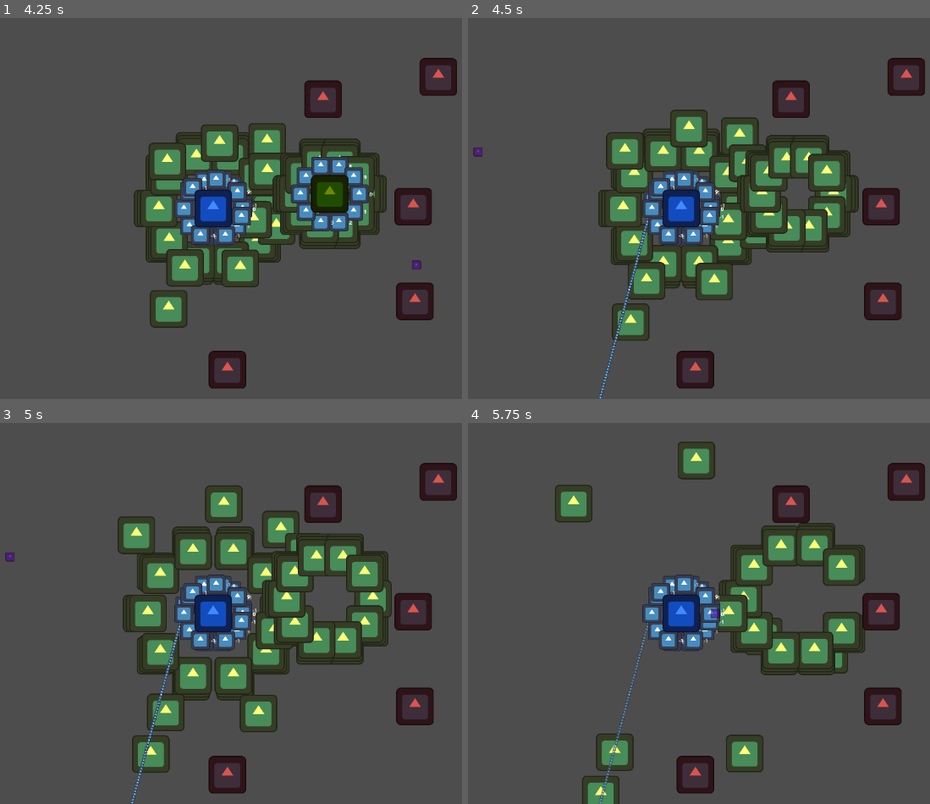
Above: before the commit, frames 1-4 (two rows, left to right).
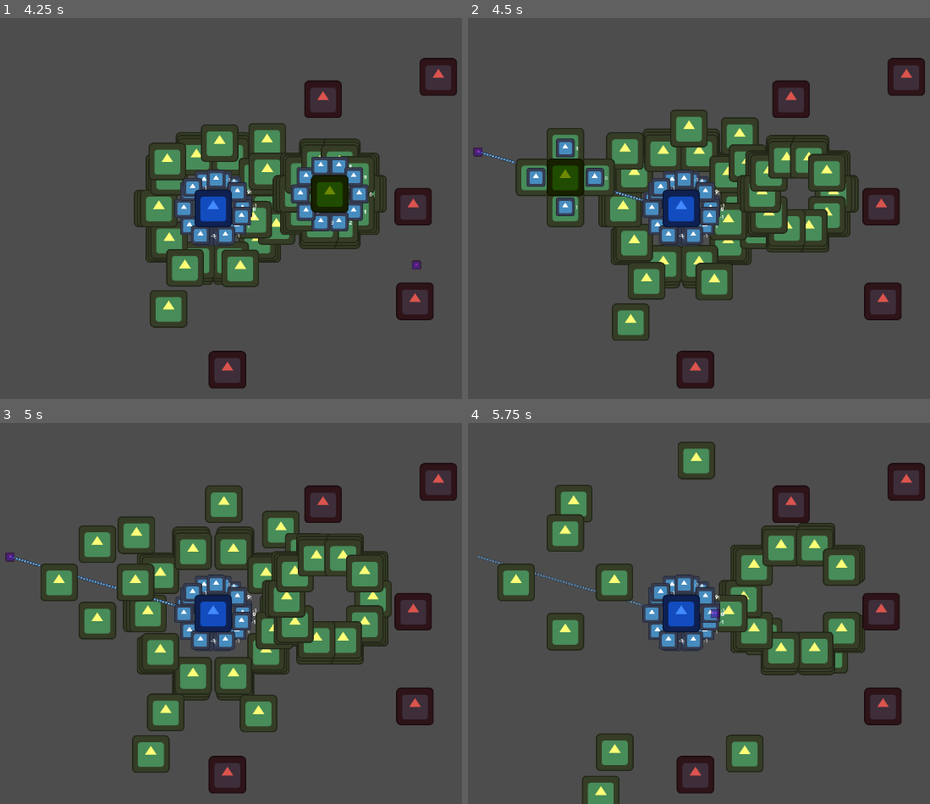
Above: after the commit, the same moments.

Repository: rodeyfeld/modular_abilities
Game: Godot game, scene res://world.tscn
Same seed, same stepped clock (60 frames per second), same inputs: the game is played once before the commit and once after it. The engine's default icon, where the game draws it, is replaced by a stand-in: a white triangle on a blue panel in a dark square.
Inputs (mouse positions are in pixels of both pictures, inside the frame that each line leads up to):
- Up to frame 1 (4.25 s): tap Enter at 0.5 s; move the mouse to (360, 189) at 0.52 s; tap 1 (1) at 0.6, 1.35, 2.3, 3.05, 3.8 s; move the mouse to (78, 227) at 1.27 s; move the mouse to (281, 124) at 2.02 s; tap 2 (2) at 2.1 s; move the mouse to (180, 284) at 2.77 s; tap 3 (3) at 2.85 s; move the mouse to (415, 265) at 3.52 s; tap 4 (4) at 3.6 s
- Up to frame 2 (4.5 s): move the mouse to (477, 151) at 4.27 s; tap 5 (5) at 4.35 s
- Up to frame 3 (5 s): tap 1 (1) at 4.55 s
- Up to frame 4 (5.75 s): move the mouse to (712, 613) at 5.02 s; tap 1 (1) at 5.1 s

Frame 1 is identical in both runs. In frame 2, 3.3% of the frame differs, in the area x 2-40%, y 28-100%; in frame 3, 3.3%, in the area x 2-40%, y 26-100%; in frame 4, 3.3%.

Commit message:
Fire in middle of beam

Diff:
--- a/ability/action/beam_projectile.gd
+++ b/ability/action/beam_projectile.gd
@@ -31,12 +31,11 @@
 		beam.connect("projectile_hit", caster_ability.on_projectile_hit)
 		beam.connect("projectile_timeout", caster_ability.on_projectile_timeout)
 		var attach_node:AttachPoint = caster_ability.caster.get_attach_node(num, target_position, self.data.attribute_fields)
-		dir = attach_node.position
 		beam.global_position = attach_node.global_position
 
 		# Configure its direction and speed
 		beam.distance = distance
-		beam.initial_direction = dir
+		beam.initial_direction = target_position
 		beam.caster = caster_ability.caster
 		beam.timeout = self.data.attribute_fields.attribute_field_fire_data.timeout
 		beam.fire(self.data.persistent_abilities)
--- a/controllers/player_controller.gd
+++ b/controllers/player_controller.gd
@@ -11,7 +11,6 @@
 		for ability in abilities:
 
 			if Input.is_action_just_pressed(ability):
-				print(actor.get_global_mouse_position())
 				if abilities[ability]['ability'].cooldown_timer.time_left <= 0:
 					abilities[ability]['ability'].execute(
 						actor,
--- a/entity/spells/beam.gd
+++ b/entity/spells/beam.gd
@@ -23,7 +23,7 @@
 
 func fire(persistent_abilities):
 
-	var end_point = to_local(initial_direction) * distance
+	var end_point = to_local(initial_direction)
 	await self.ready
 	beam_timeout_timer.start()
 	raycast.target_position = end_point
@@ -39,16 +39,17 @@
 	for i in range(len(persistent_abilities)):
 		var thinker_container_node = get_tree().get_root().get_node("World/ThinkerContainer")
 		var thinker:Thinker = thinker_scene.instantiate()
-		print("INIT_DIR", initial_direction)
 		thinker.abilities[i] = persistent_abilities[i]
-		thinker.global_position = get_midpoint(beam_line.points[0], end_point)
+		thinker.global_position =  to_global(beam_line.points[1])
+		#get_midpoint(beam_line.points[0], beam_line.points[1])
 		thinker_container_node.call_deferred("add_child", thinker)
 
 
 func create_line(end_point):
 	var start_point = self.to_local(self.global_position)
-
+	var midpoint = get_midpoint(start_point, end_point)
 	beam_line.add_point(start_point)
+	beam_line.add_point(midpoint)
 	beam_line.add_point(end_point)
 
 	for i in beam_line.points.size() - 1:
